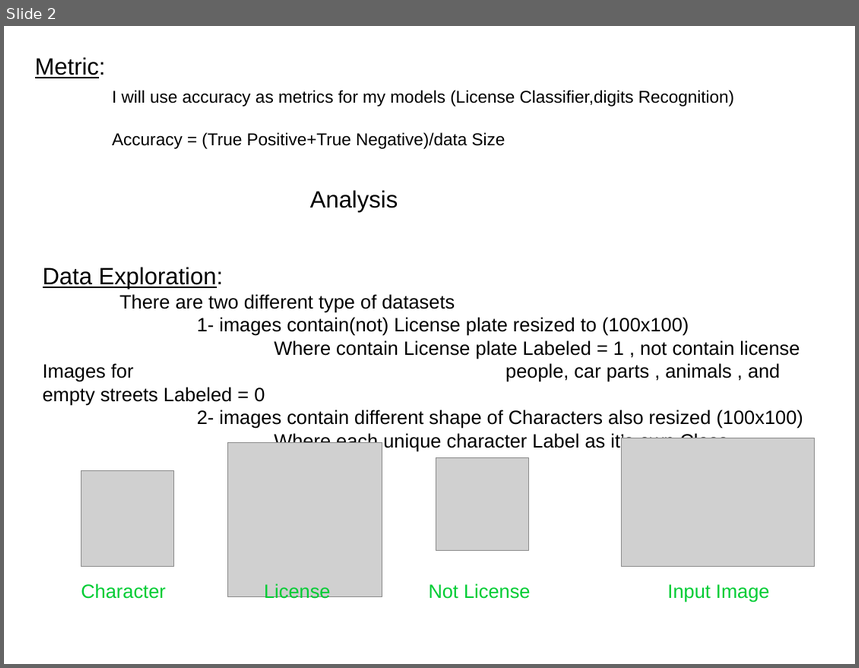
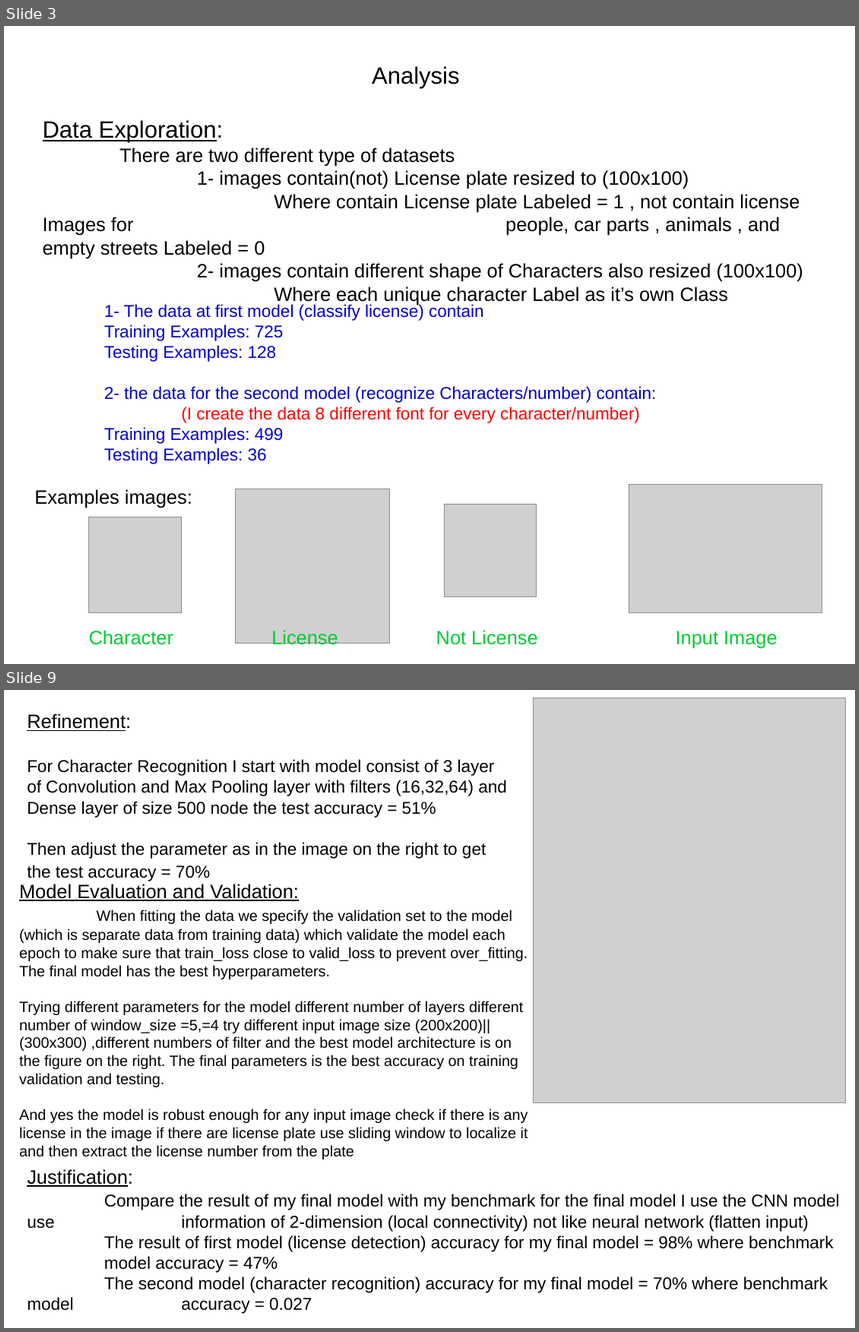
Before and after one commit to Gelboo/finalProject-LicencePlate-, a slide deck: project report.odp. Shown one above the other, each under a label of ours: slide 2 before the commit, slides 3 and 9 after it; the slides between them are not shown. The pictures are 859x668 and 859x1332 pixels, drawn with LibreOffice and Linux fonts; fonts in the diff are those of the drawing; grey boxes stand for pictures. Boxes give left, top, right and bottom in pixels: in the first picture for what was removed or moved away, otherwise in the second. Text is boxed around its words. In the diff, an @@ line names an element or a change of style, - is before the commit and + after.

```diff
--- a/project report.odp
+++ b/project report.odp
@@ slide 9 added at box(4, 690, 855, 1328), background #FFFFFF @@
@@ picture added at box(533, 698, 846, 1103) @@
@@ text added at box(27, 714, 507, 882), 16 pt, text #000000 @@
+Refinement:
+For Character Recognition I start with model consist of 3 layer of Convolution and Max Pooling layer with filters (16,32,64) and Dense layer of size 500 node the test accuracy = 51%
+Then adjust the parameter as in the image on the right to get the test accuracy = 70%
@@ text added at box(19, 884, 528, 1141), 14 pt, text #000000 @@
+Model Evaluation and Validation:
+When fitting the data we specify the validation set to the model (which is separate data from training data) which validate the model each epoch to make sure that train_loss close to valid_loss to prevent over_fitting. The final model has the best hyperparameters.
+Trying different parameters for the model different number of layers different number of window_size =5,=4 try different input image size (200x200)|| (300x300) ,different numbers of filter and the best model architecture is on the figure on the right. The final parameters is the best accuracy on training validation and testing.
+And yes the model is robust enough for any input image check if there is any license in the image if there are license plate use sliding window to localize it and then extract the license number from the plate
@@ text added at box(27, 1170, 839, 1314), 16 pt, text #000000 @@
+Justification:
+Compare the result of my final model with my benchmark for the final model I use the CNN model use information of 2-dimension (local connectivity) not like neural network (flatten input)
+The result of first model (license detection) accuracy for my final model = 98% where benchmark model accuracy = 47%
+The second model (character recognition) accuracy for my final model = 70% where benchmark model accuracy = 0.027
@@ what was slide 2 is now slide 3 @@
@@ slide 3 changed as well @@
@@ title removed at box(35, 57, 734, 149) @@
-Metric:
-I will use accuracy as metrics for my models (License Classifier,digits Recognition)
-Accuracy = (True Positive+True Negative)/data Size
@@ text "Analysis": place and size @@
-text "Analysis" at box(310, 190, 398, 212)
+text "Analysis" at box(372, 66, 459, 89)
@@ text "Data Exploration:": place and size @@
-text "Data Exploration:" at box(43, 267, 804, 452)
+text "Data Exploration:" at box(43, 120, 804, 305)
@@ text added at box(104, 303, 657, 465), 16 pt, text #0000CC @@
+1- The data at first model (classify license) contain
+Training Examples: 725
+Testing Examples: 128
+2- the data for the second model (recognize Characters/number) contain:
+(I create the data 8 different font for every character/number)
+Training Examples: 499
+Testing Examples: 36
@@ text added at box(34, 490, 192, 509), 18 pt, text #000000 @@
+Examples images:
@@ 4 pictures, 4 texts: place and size @@
-4 pictures, 4 texts at box(81, 439, 815, 603)
+4 pictures, 4 texts at box(89, 485, 823, 649)
```
Also in this commit, not shown: 2 other slides changed, 9 other slides added, 4 slides removed, 10 other files.
